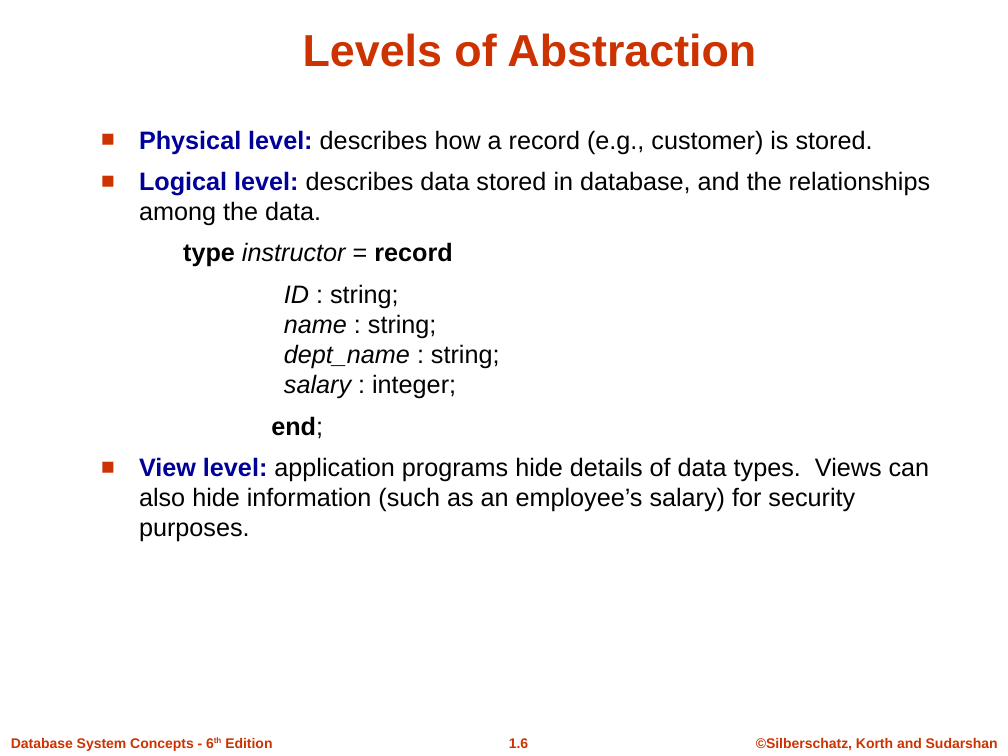
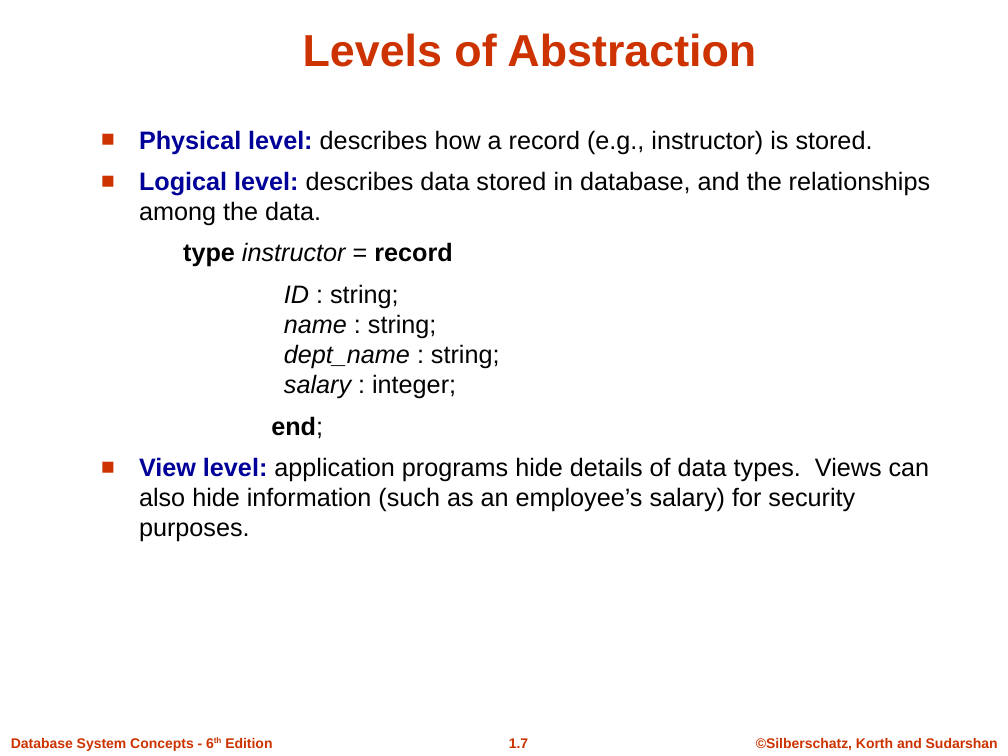
Before and after one commit to Sumonta056/SUST-Autorickshaw-Management-System, a slide deck: slide 7 of Theory/Learning Theory Of Databases/Slides/ch1.ppt (slide 6 before the commit). Drawn at 1008x756 pixels with LibreOffice and Linux fonts; fonts in the diff are those of the drawing; background and template pictures are left out. Boxes give left, top, right and bottom in pixels: in the first picture for what was removed or moved away, otherwise in the second. Text is boxed around its words. In the diff, an @@ line names an element or a change of style, - is before the commit and + after.

```diff
--- a/Theory/Learning Theory Of Databases/Slides/ch1.ppt
+++ b/Theory/Learning Theory Of Databases/Slides/ch1.ppt
@@ text at (x1=139, y1=130, x2=873, y2=154): text changed @@
-■ Physical level: describes how a record (e.g., customer) is stored.
+■ Physical level: describes how a record (e.g., instructor) is stored.
@@ page number at (x1=509, y1=738, x2=528, y2=748): text changed @@
-1.6
+1.7
```
Also in this commit, not shown: 17 other slides changed, 4 slides added, 5 slides removed, 11 other files.
